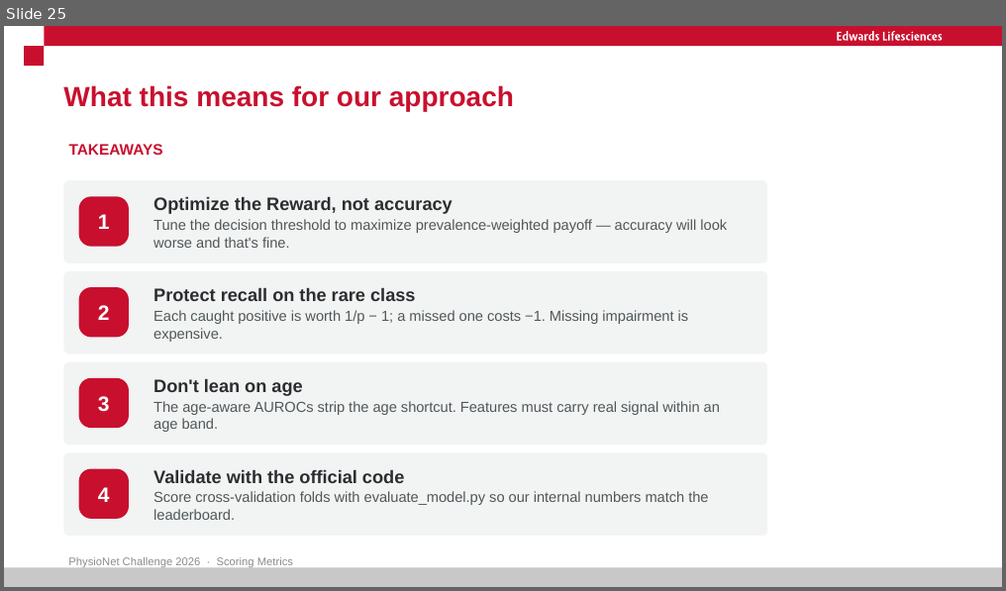
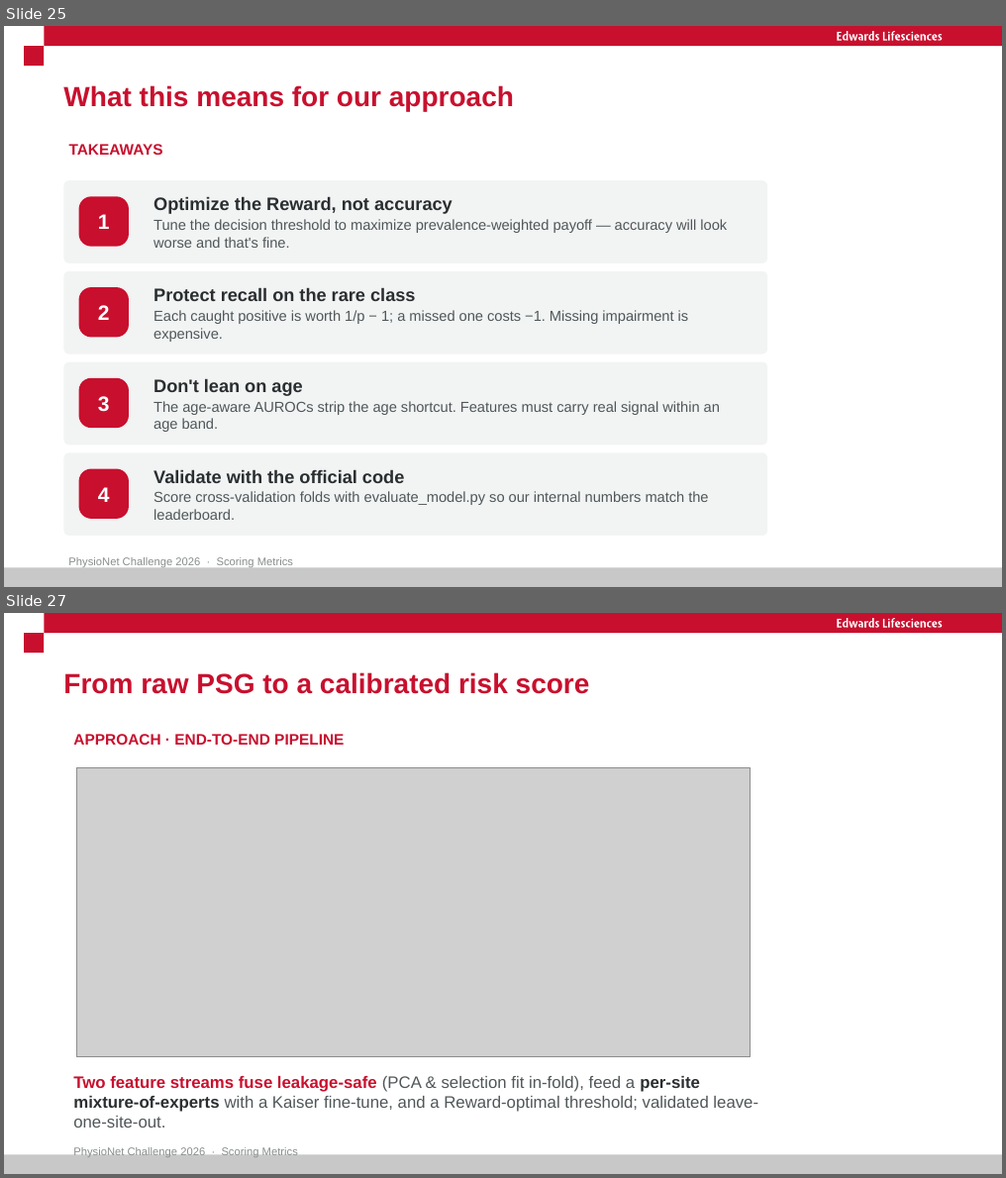
Before and after one commit to ArshiaIlaty/Sleeper, a slide deck: PhysioNet Challenge 2026 - Scoring Metrics.pptx. Shown one above the other, each under a label of ours: slide 25 before the commit, slides 25 and 27 after it; the slides between them are not shown. The pictures are 1006x591 and 1006x1178 pixels, drawn with LibreOffice and Linux fonts; fonts in the diff are those of the drawing; grey boxes stand for pictures. Boxes give left, top, right and bottom in pixels: in the first picture for what was removed or moved away, otherwise in the second. Text is boxed around its words. In the diff, an @@ line names an element or a change of style, - is before the commit and + after.

```diff
--- a/PhysioNet Challenge 2026 - Scoring Metrics.pptx
+++ b/PhysioNet Challenge 2026 - Scoring Metrics.pptx
@@ slide 27 added at [4,613,1002,1174], background #FFFFFF; not listed: 4 template elements that a slide beside it also shows @@
@@ title added at [63,672,590,694], 20 pt, text #C8102E, bold @@
+From raw PSG to a calibrated risk score
@@ text added at [73,734,344,745], 11 pt, text #C8102E, bold @@
+APPROACH · END-TO-END PIPELINE
@@ picture added at [77,767,750,1058] @@
@@ text added at [73,1076,758,1128], 12 pt, text #505759 @@
+Two feature streams fuse leakage-safe (PCA & selection fit in-fold), feed a per-site mixture-of-experts with a Kaiser fine-tune, and a Reward-optimal threshold; validated leave-one-site-out.
@@ text added at [73,1148,298,1157], 8 pt, text #898D8D @@
+PhysioNet Challenge 2026 · Scoring Metrics
```
Also in this commit, not shown: 5 other slides added, 25 other files.
